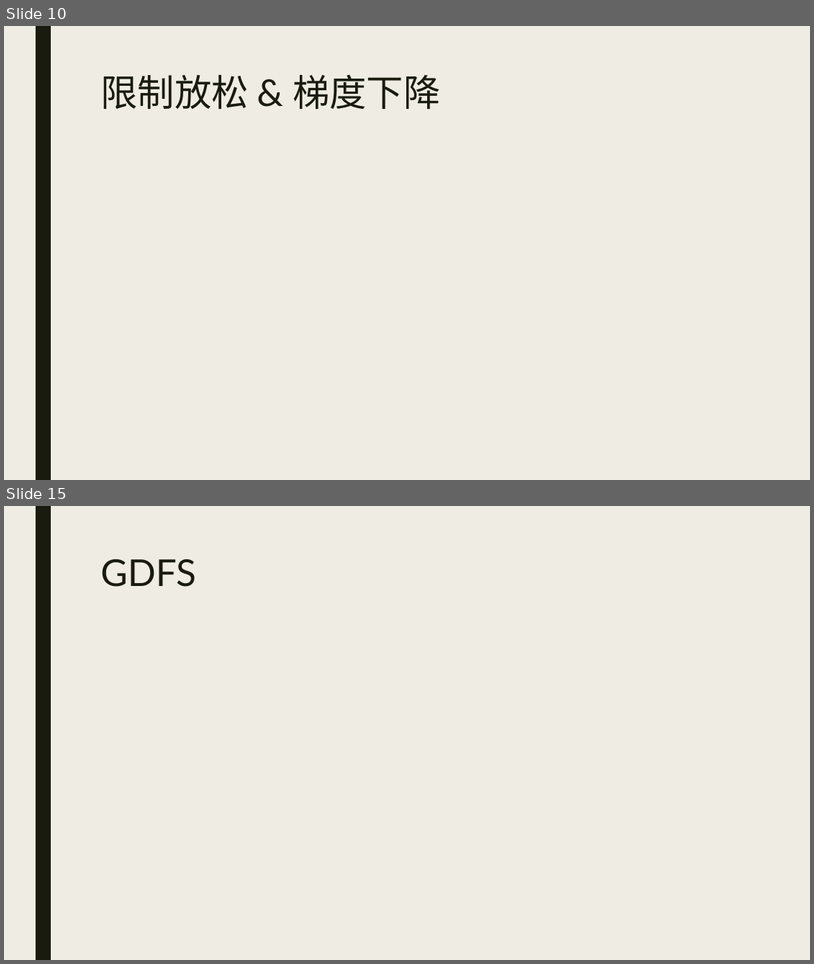
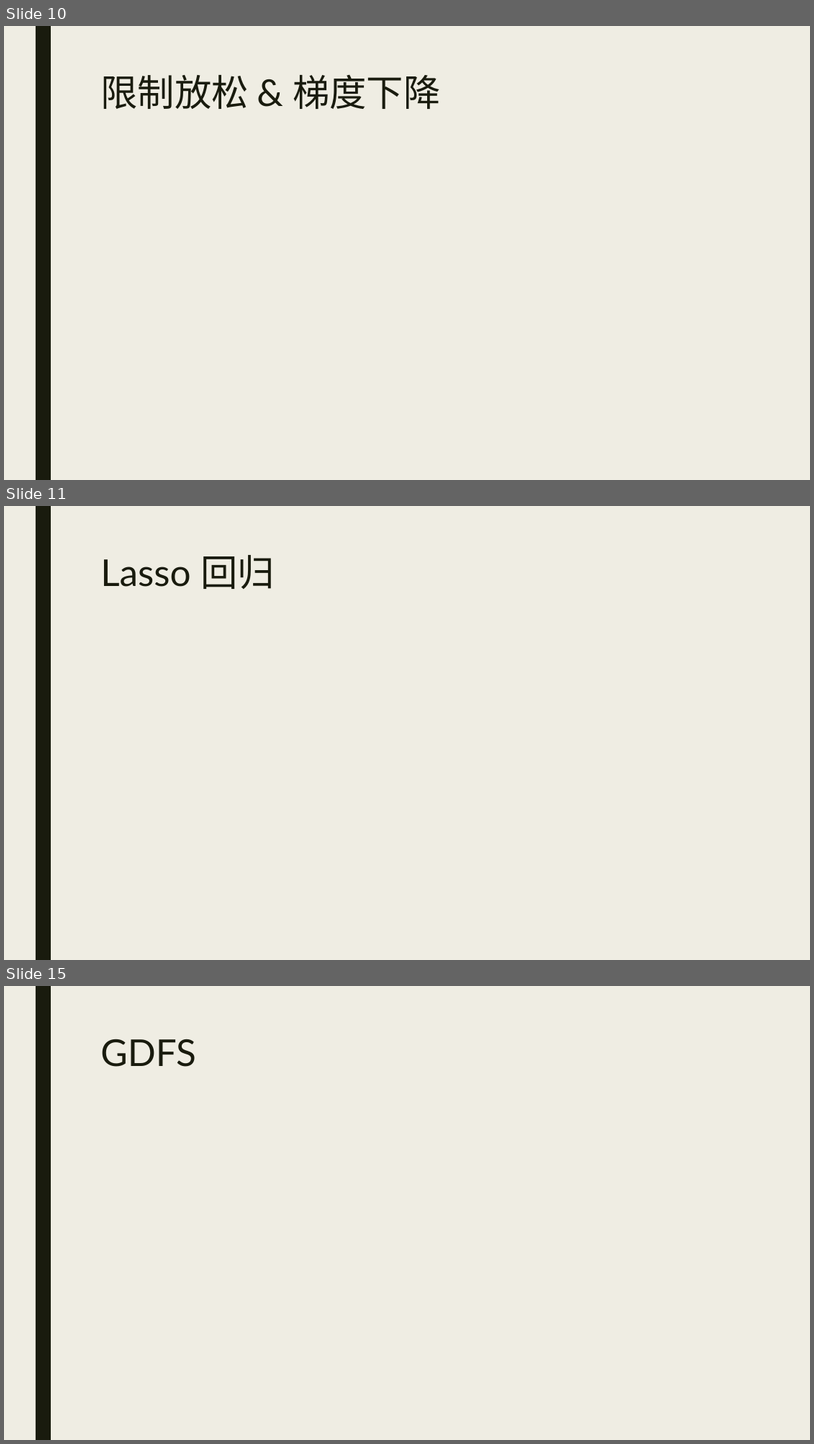
Before and after one commit to WNJXYK/JLU_FeatureSelection, a slide deck: Doc/Pre.pptx. Shown one above the other, each under a label of ours: slides 10 and 15 before the commit, slides 10, 11 and 15 after it; the slides between them are not shown. The pictures are 814x964 and 814x1444 pixels, drawn with LibreOffice and Linux fonts; fonts in the diff are those of the drawing; grey boxes stand for pictures. Boxes give left, top, right and bottom in pixels: in the first picture for what was removed or moved away, otherwise in the second. Text is boxed around its words. In the diff, an @@ line names an element or a change of style, - is before the commit and + after.

```diff
--- a/Doc/Pre.pptx
+++ b/Doc/Pre.pptx
@@ slide 11 added at [4,506,810,960], background #EFEDE3; not listed: 1 template element that a slide beside it also shows @@
@@ title added at [100,555,275,589], 44 pt, text #191B0E @@
+Lasso 回归
```
Also in this commit, not shown: 7 slides changed, 6 other slides added, 1 slide removed, 1 other file.
